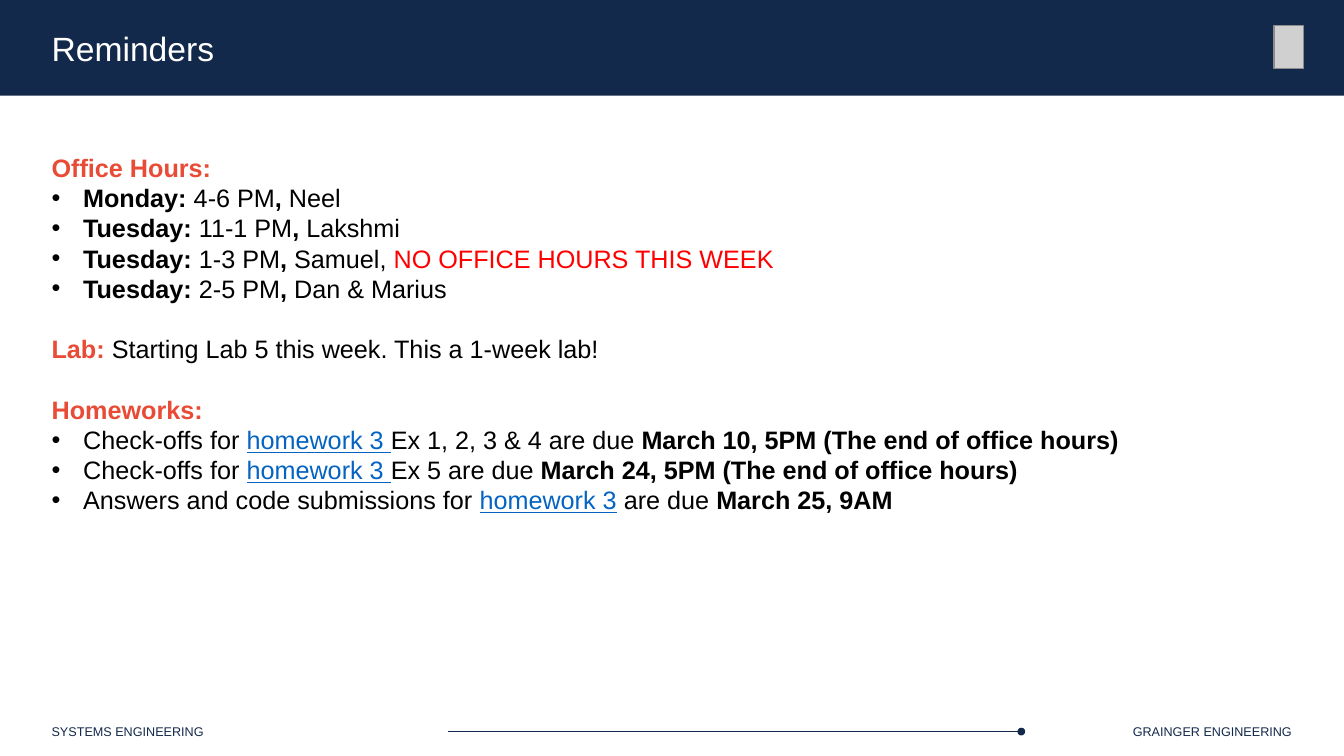
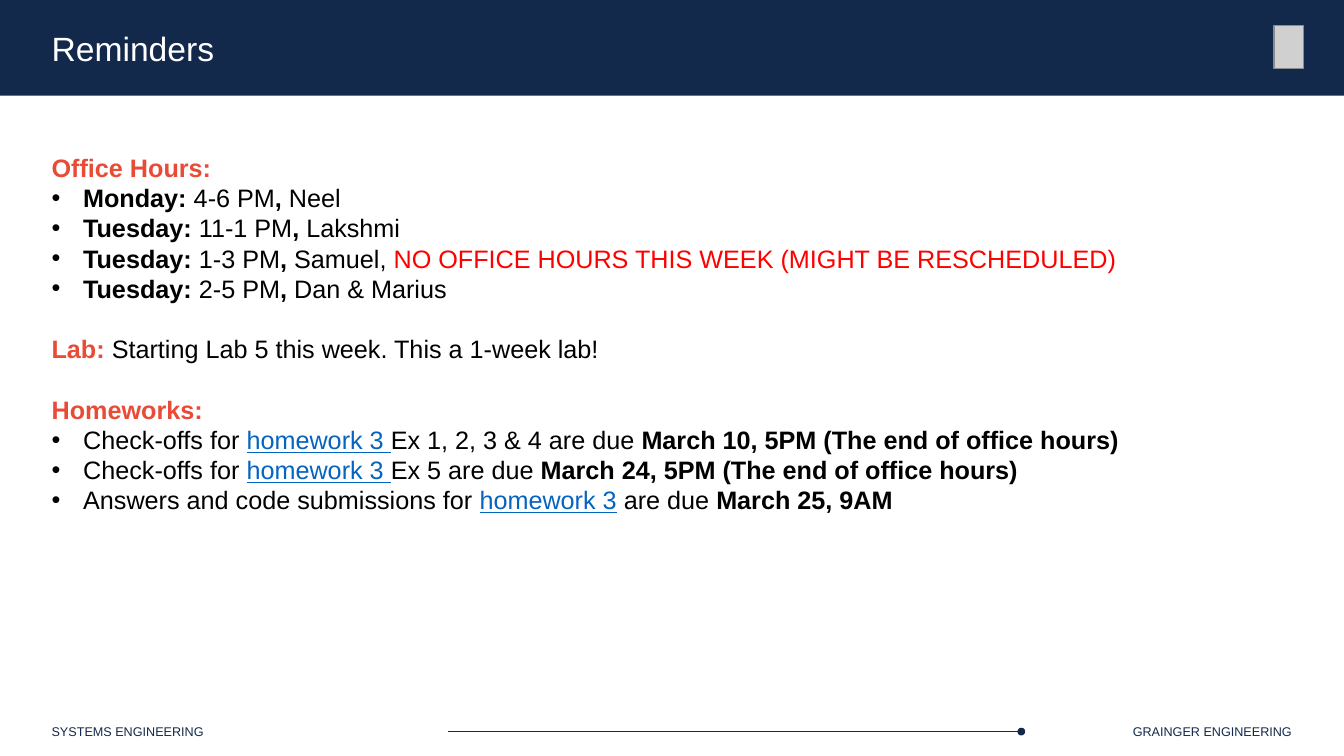
Before and after one commit to Marius-Juston/SE-423---Class-Material, a slide deck: slide 3 of Lectures/Slides/L14.pptx. Drawn at 1344x756 pixels with LibreOffice and Linux fonts; fonts in the diff are those of the drawing; grey boxes stand for pictures. Boxes give left, top, right and bottom in pixels: in the first picture for what was removed or moved away, otherwise in the second. Text is boxed around its words. In the diff, an @@ line names an element or a change of style, - is before the commit and + after.

Commit message:
minor slide change

```diff
--- a/Lectures/Slides/L14.pptx
+++ b/Lectures/Slides/L14.pptx
@@ text at (83, 249, 1116, 273): text changed; text colour #000000 to #FF0000 @@
-• Tuesday: 1-3 PM, Samuel, NO OFFICE HOURS THIS WEEK
+• Tuesday: 1-3 PM, Samuel, NO OFFICE HOURS THIS WEEK (MIGHT BE RESCHEDULED)
```
